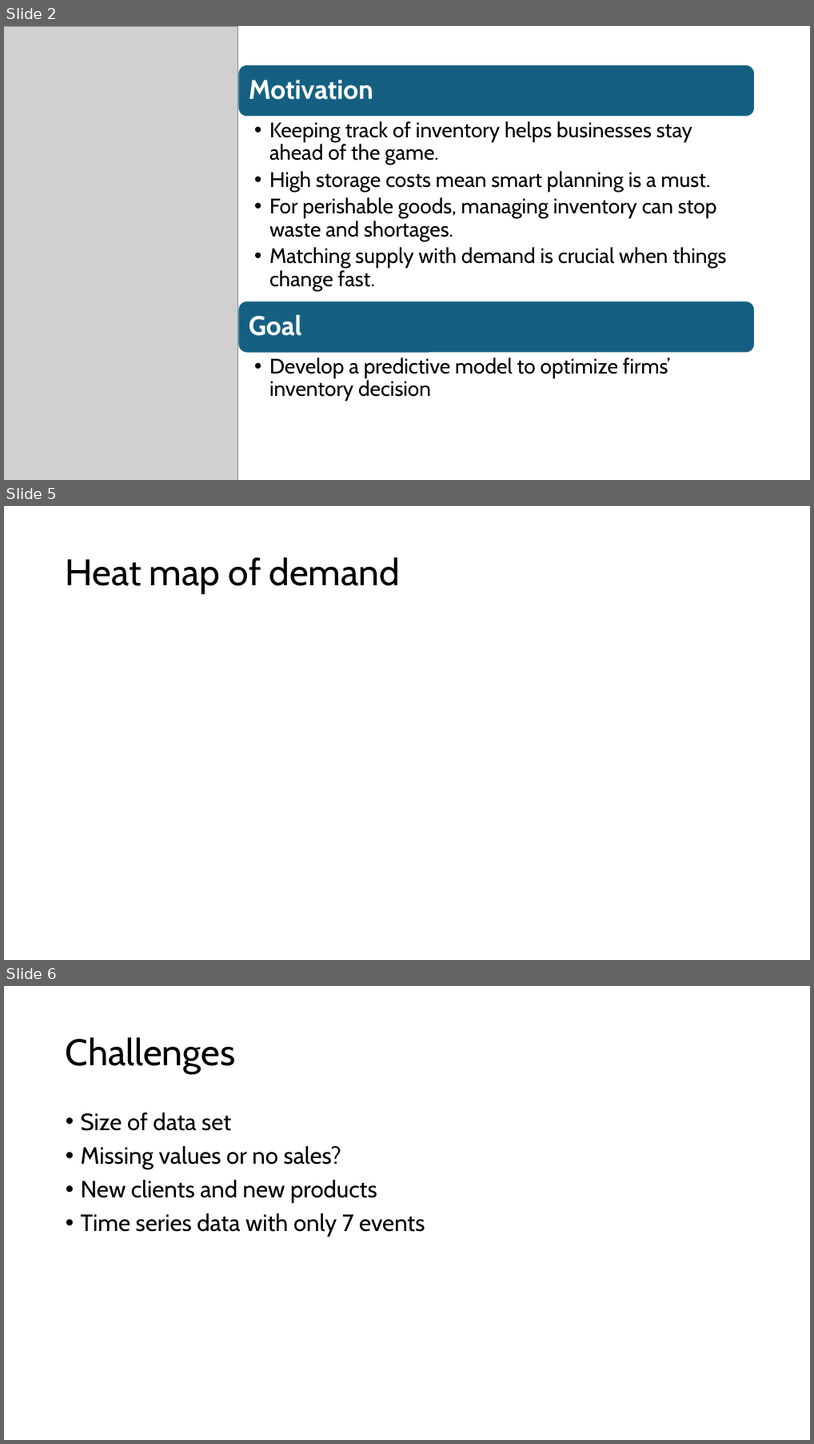
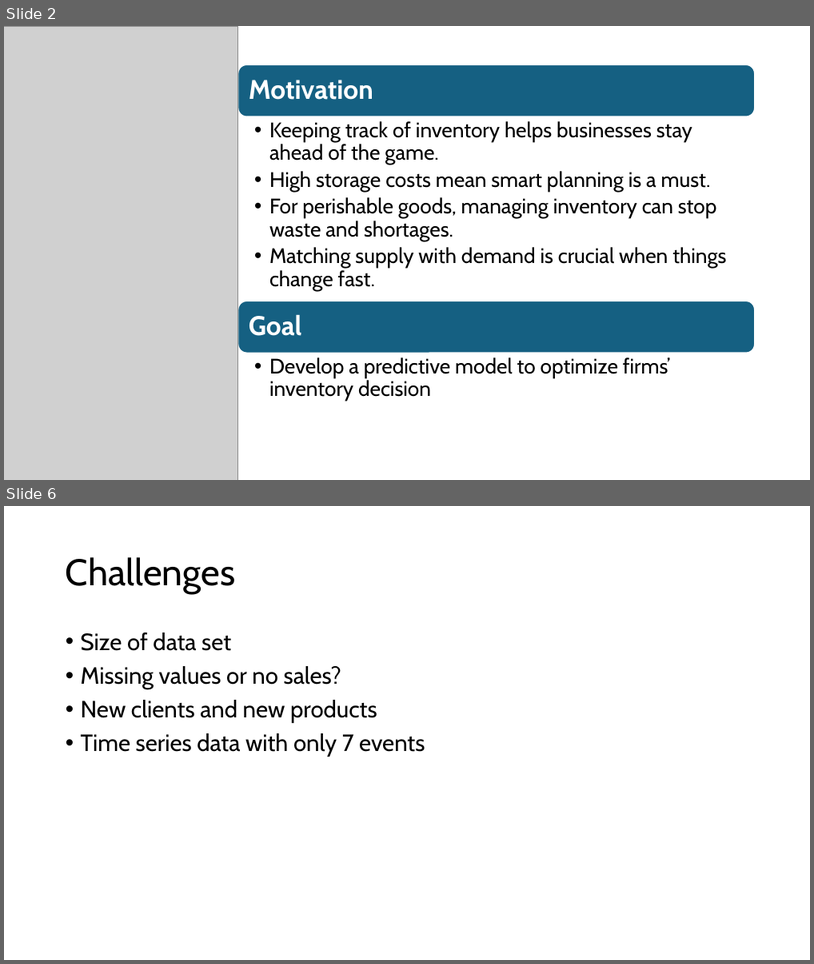
Before and after one commit to ElliotBlackstone/EWinter25_Product_Inventory, a slide deck: Predicting product demand.pptx. Shown one above the other, each under a label of ours: slides 2, 5 and 6 before the commit, slides 2 and 6 after it; the slides between them are not shown. The pictures are 814x1444 and 814x964 pixels, drawn with LibreOffice and Linux fonts; fonts in the diff are those of the drawing; grey boxes stand for pictures. Boxes give left, top, right and bottom in pixels: in the first picture for what was removed or moved away, otherwise in the second. Text is boxed around its words. In the diff, an @@ line names an element or a change of style, - is before the commit and + after.

```diff
--- a/Predicting product demand.pptx
+++ b/Predicting product demand.pptx
@@ slide 5 removed at [4, 506, 810, 960], background #FFFFFF @@
@@ title removed at [66, 557, 400, 594] @@
-Heat map of demand
```
Also in this commit, not shown: 3 slides changed, 1 slide added.
